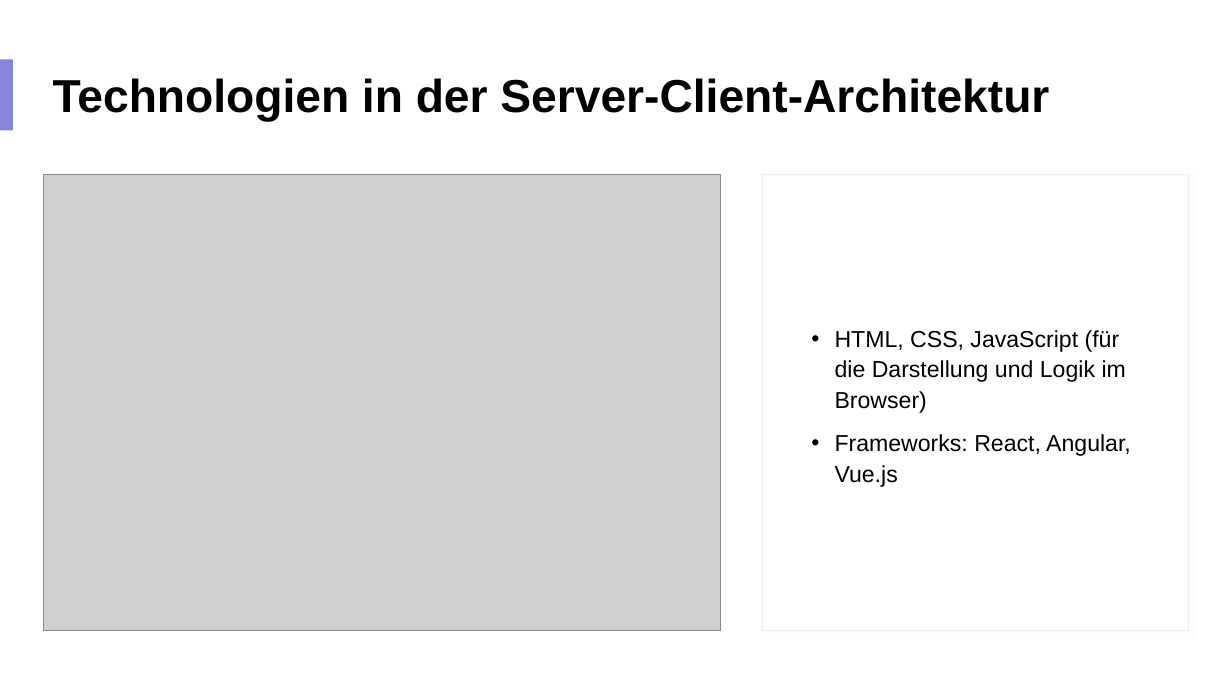
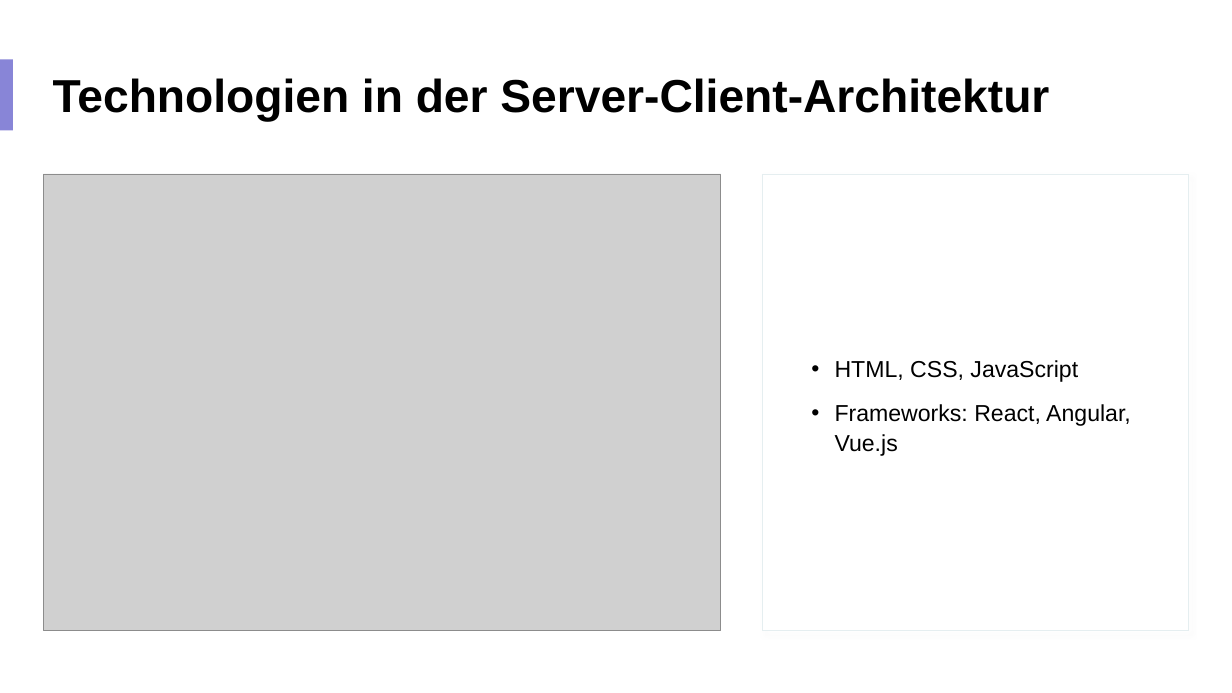
Before and after one commit to sfelde3/todo-list-felde, a slide deck: slide 4 of Presentation/Dynamische Webentwicklung.pptx. Drawn at 1232x693 pixels with LibreOffice and Linux fonts; fonts in the diff are those of the drawing; grey boxes stand for pictures. Boxes give left, top, right and bottom in pixels: in the first picture for what was removed or moved away, otherwise in the second. Text is boxed around its words. In the diff, an @@ line names an element or a change of style, - is before the commit and + after.

```diff
--- a/Presentation/Dynamische Webentwicklung.pptx
+++ b/Presentation/Dynamische Webentwicklung.pptx
@@ text at bbox=[835, 360, 1078, 382]: text changed @@
-• HTML, CSS, JavaScript (für die Darstellung und Logik im Browser)
+• HTML, CSS, JavaScript
```
Also in this commit, not shown: 1 other slide changed, 2 slides removed, 3 other files.
